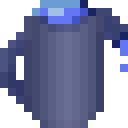
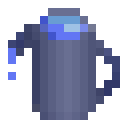
Layer changes from the first (128, 128) image to the second:
painted on "Layer 1" over [24, 16, 104, 128]
painted on "reinforced overlay" over [0, 8, 128, 128]
painted on "shading" over [8, 0, 128, 128]
painted on "basic color" over [8, 8, 128, 112]
painted on "lines" over [0, 0, 128, 128]
